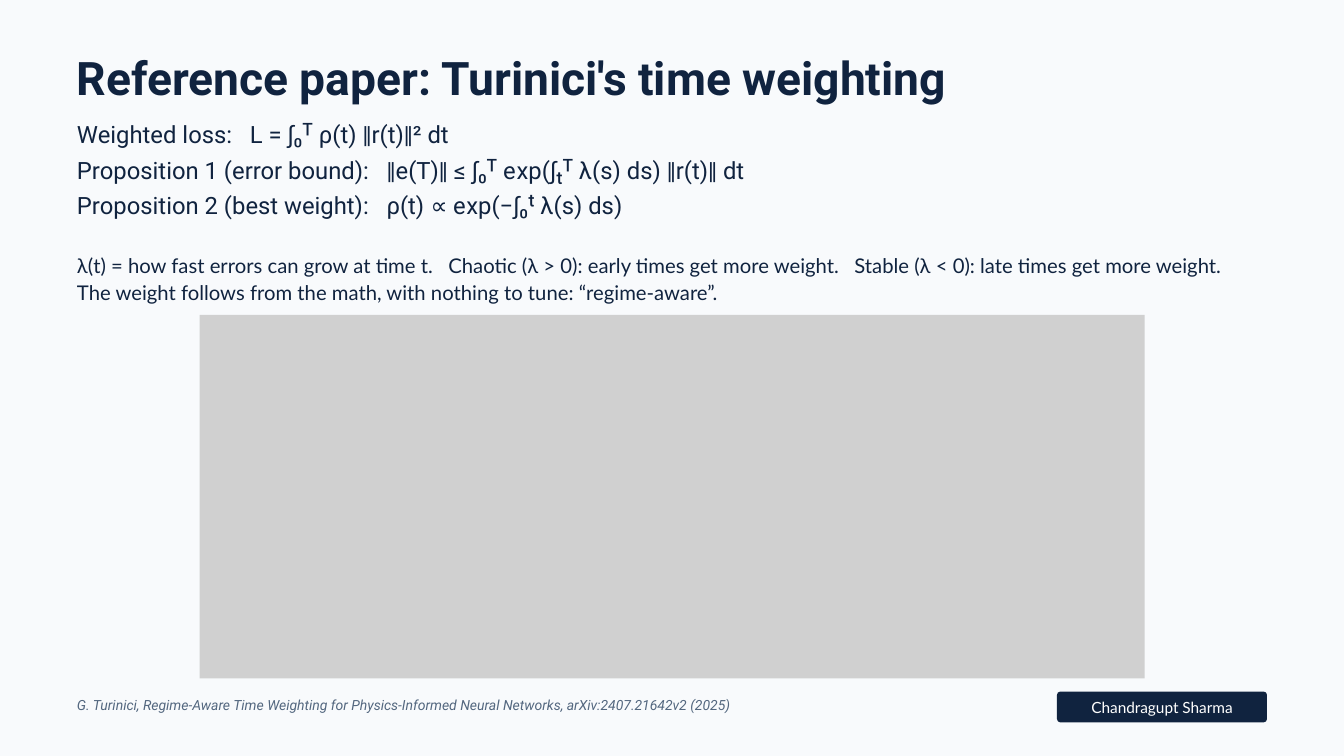
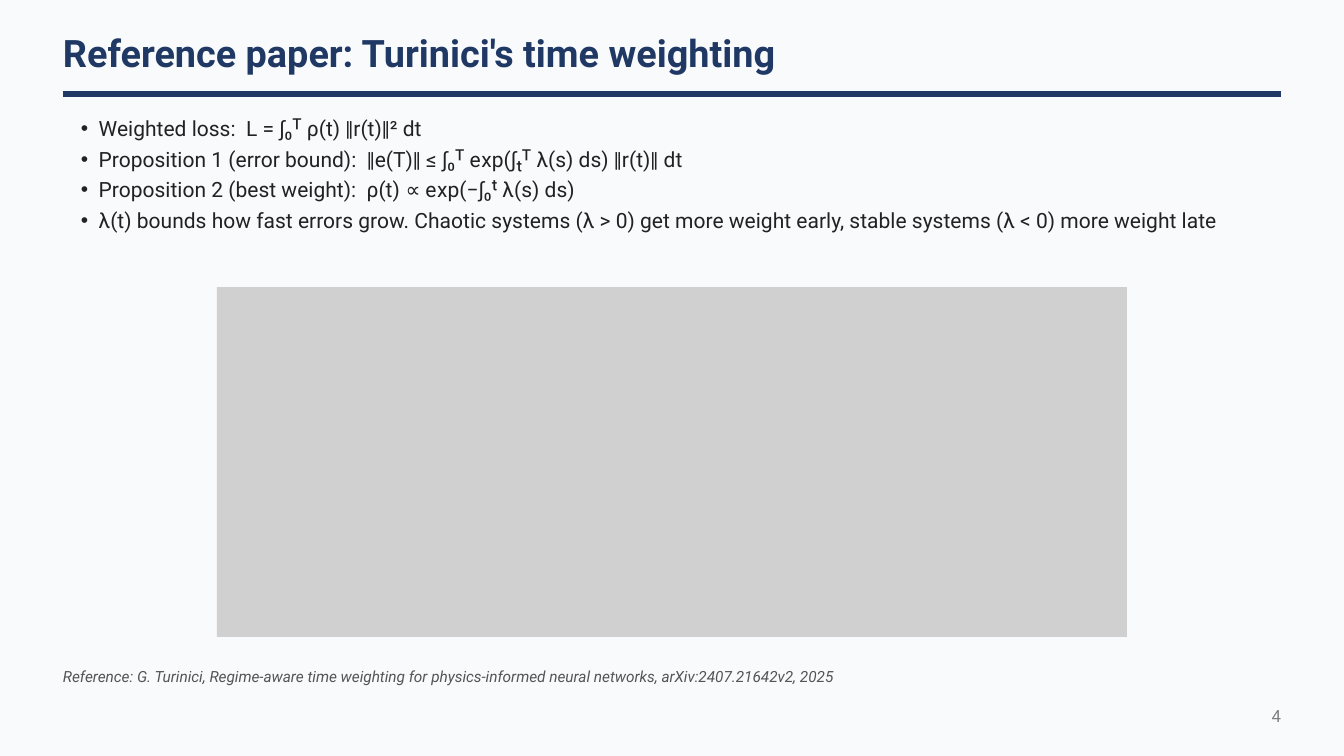
Before and after one commit to ChandraguptSharma07/directional_pinn, a slide deck: slide 4 of matrix_weighting/docs/slides/presentation.pptx. Drawn at 1344x756 pixels with LibreOffice and Linux fonts; fonts in the diff are those of the drawing; grey boxes stand for pictures. Boxes give left, top, right and bottom in pixels: in the first picture for what was removed or moved away, otherwise in the second. Text is boxed around its words. In the diff, an @@ line names an element or a change of style, - is before the commit and + after.

```diff
--- a/matrix_weighting/docs/slides/presentation.pptx
+++ b/matrix_weighting/docs/slides/presentation.pptx
@@ text "Reference paper: Turinici's time weighting": place and size @@
-text "Reference paper: Turinici's time weighting" at bbox=[77, 60, 946, 105]
+text "Reference paper: Turinici's time weighting" at bbox=[63, 38, 776, 75]
@@ text "Reference paper: Turinici's time weighting" at bbox=[63, 38, 776, 75]: size 49.5 to 40.5 pt, text colour #10233F to #1F3864; line spacing 69.3pt to 48.6pt @@
@@ text "Weighted loss: L = ∫₀ᵀ ...": place and size @@
-text "Weighted loss: L = ∫₀ᵀ ..." at bbox=[77, 123, 744, 220]
+text "Weighted loss: L = ∫₀ᵀ ..." at bbox=[99, 118, 1217, 233]
@@ freeform shape added at bbox=[63, 91, 1281, 96], fill #1F3864 @@
@@ text at bbox=[99, 118, 683, 202]: size 25.5 to 22.5 pt, text colour #10233F to #222222 in "Weighted loss: L = ∫₀ᵀ ρ(t) ‖r(t)‖² ...", "Proposition 1 (error bound): ‖e(T)‖ ≤ ∫₀ᵀ ...", "Proposition 2 (best weight): ρ(t) ∝ exp(−∫₀ᵗ ..."; bullet none to •; list level 1 to 2 in "Weighted loss: L = ∫₀ᵀ ..."; line spacing 38.2pt to 32.6pt; list level 1 to 2 in "Proposition 1 (error bound): ‖e(T)‖ ..."; list level 1 to 2 in "Proposition 2 (best weight): ρ(t) ..." @@
@@ text at bbox=[99, 211, 1217, 233]: paragraph added @@
+  • λ(t) bounds how fast errors grow. Chaotic systems (λ > 0) get more weight early, stable systems (λ < 0) more weight late
@@ text removed at bbox=[77, 257, 1221, 304] @@
-λ(t) = how fast errors can grow at time t. Chaotic (λ > 0): early times get more weight. Stable (λ < 0): late times get more weight. The weight follows from the math, with nothing to tune: “regime-aware”.
@@ picture: place and size @@
-picture at bbox=[200, 315, 1144, 679]
+picture at bbox=[217, 287, 1127, 637]
@@ text at bbox=[63, 670, 833, 685]: text changed; size 15 to 16.5 pt; text colour #53677F to #555555 @@
-G. Turinici, Regime-Aware Time Weighting for Physics-Informed Neural Networks, arXiv:2407.21642v2 (2025)
+Reference: G. Turinici, Regime-aware time weighting for physics-informed neural networks, arXiv:2407.21642v2, 2025
@@ freeform shape removed at bbox=[1057, 691, 1267, 722] @@
@@ text removed at bbox=[1091, 701, 1232, 716] @@
-Chandragupt Sharma
@@ text added at bbox=[1272, 710, 1281, 722], 18 pt, text #7F7F7F @@
+4
```
Also in this commit, not shown: 11 other slides changed, 1 slide added, 2 other files.
